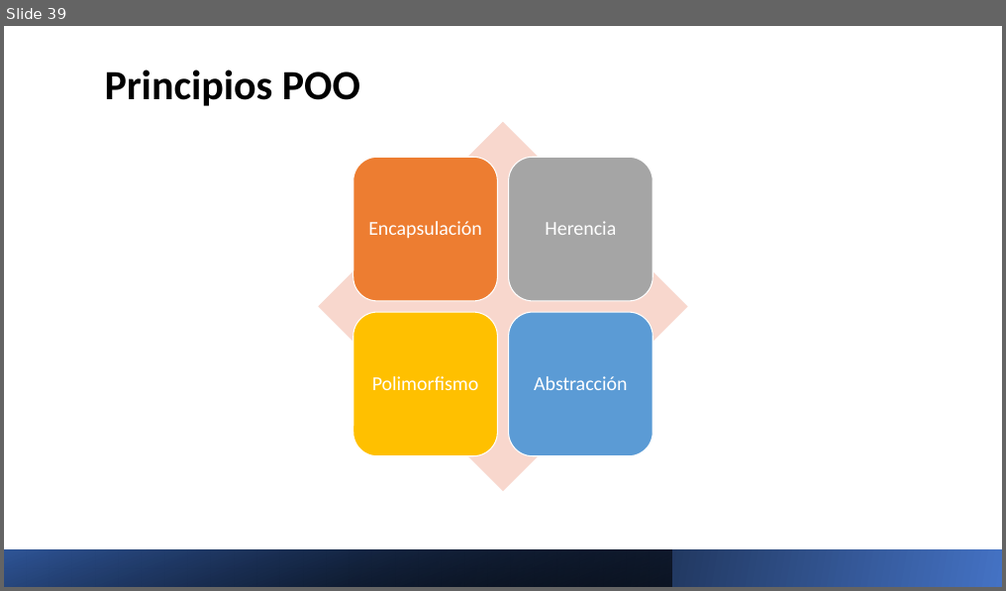
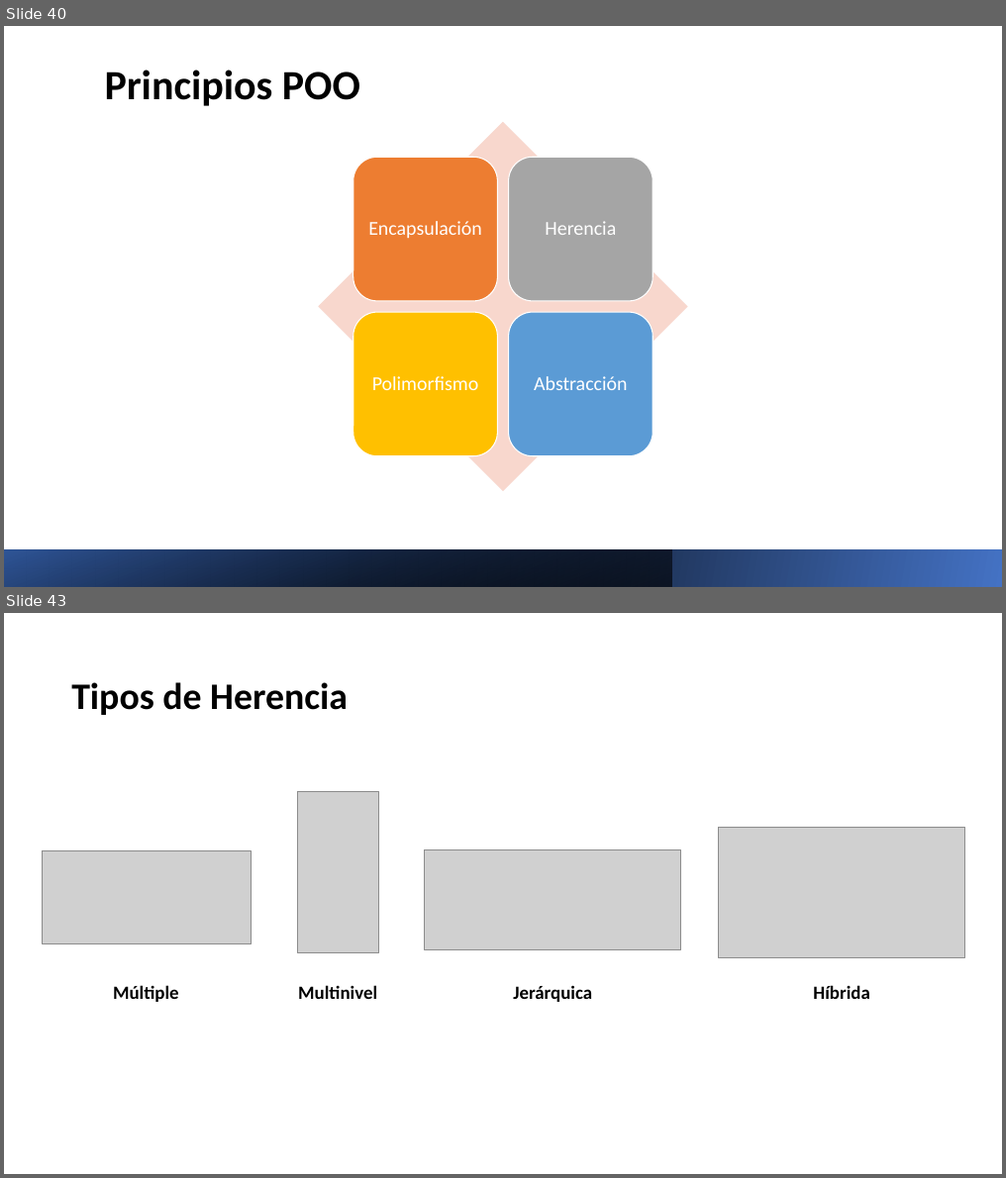
Before and after one commit to Charris1904/automation-qa-sessions, a slide deck: files/1. Java.pptx. Shown one above the other, each under a label of ours: slide 39 before the commit, slides 40 and 43 after it; the slides between them are not shown. The pictures are 1006x591 and 1006x1178 pixels, drawn with LibreOffice and Linux fonts; fonts in the diff are those of the drawing; grey boxes stand for pictures. Boxes give left, top, right and bottom in pixels: in the first picture for what was removed or moved away, otherwise in the second. Text is boxed around its words. In the diff, an @@ line names an element or a change of style, - is before the commit and + after.

```diff
--- a/files/1. Java.pptx
+++ b/files/1. Java.pptx
@@ slide 43 added at bbox=[4, 613, 1002, 1174], background #FFFFFF @@
@@ title added at bbox=[71, 682, 348, 715], 36 pt, text #000000, bold @@
+Tipos de Herencia
@@ picture added at bbox=[297, 791, 379, 953] @@
@@ picture added at bbox=[718, 828, 965, 959] @@
@@ picture added at bbox=[42, 851, 252, 943] @@
@@ picture added at bbox=[425, 851, 681, 951] @@
@@ text added at bbox=[113, 985, 179, 1002], 18 pt, text #000000, bold @@
+Múltiple
@@ text added at bbox=[298, 985, 377, 999], 18 pt, text #000000, bold @@
+Multinivel
@@ text added at bbox=[513, 985, 592, 1002], 18 pt, text #000000, bold @@
+Jerárquica
@@ text added at bbox=[813, 985, 869, 999], 18 pt, text #000000, bold @@
+Híbrida
@@ what was slide 39 is now slide 40 @@
```
Also in this commit, not shown: 10 other slides added, 25 other files.
